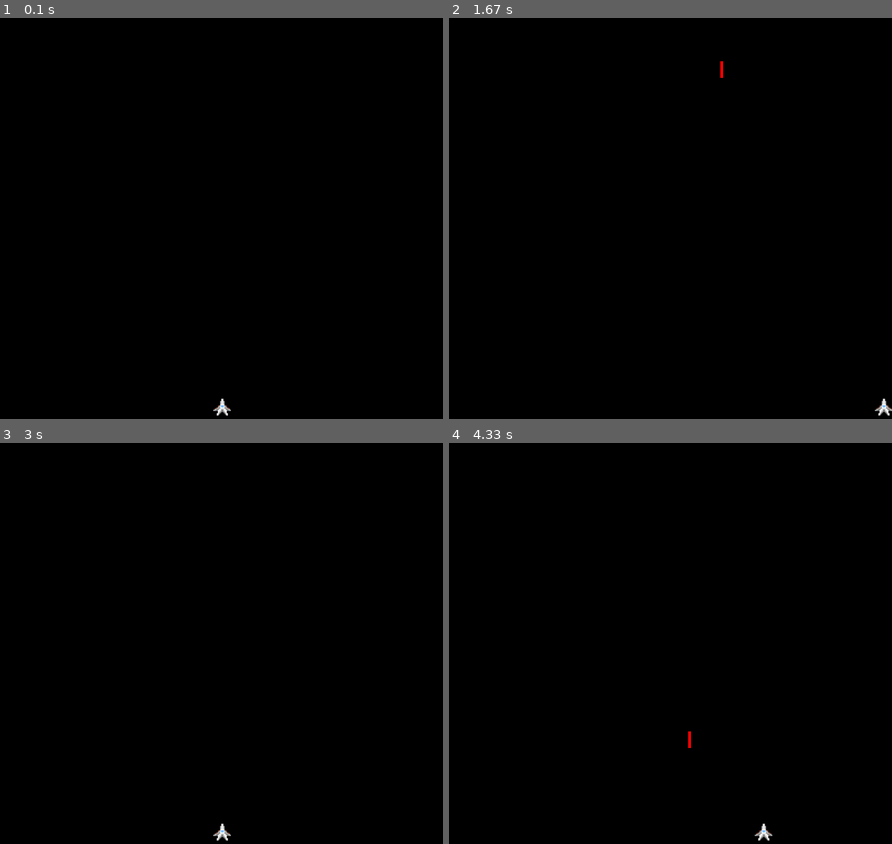
Above: before the commit, frames 1-4 (two rows, left to right).
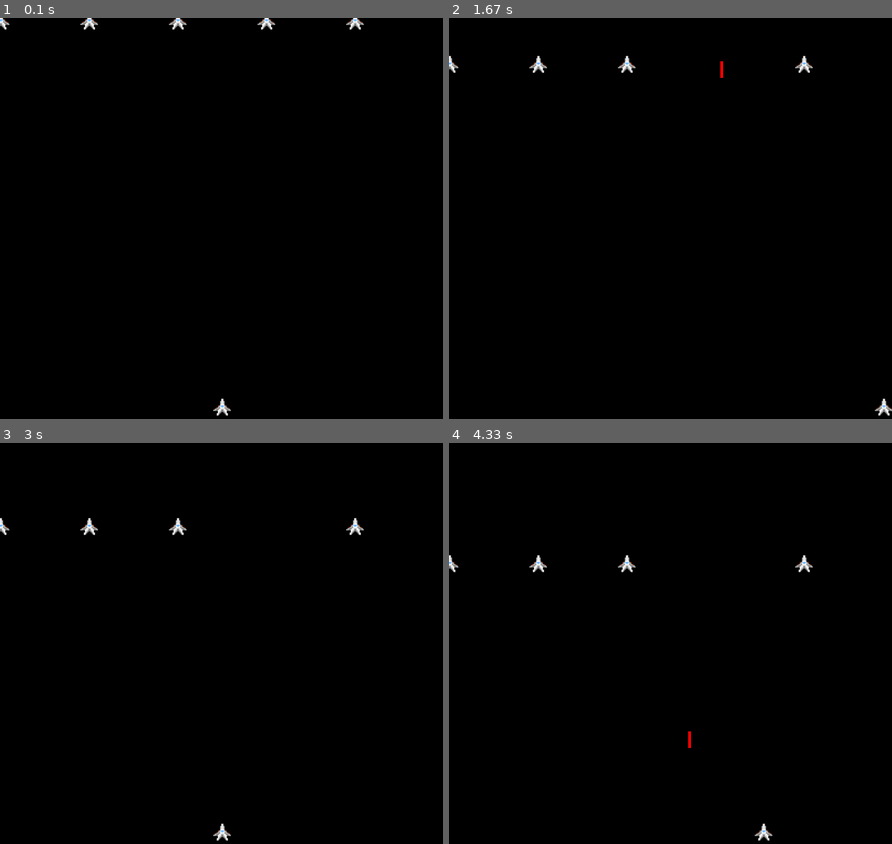
Above: after the commit, the same moments.

Repository: Nikolas-05/Pygame-Demo
Game: pygame game, started from Main.py
The game is run twice, just before and just after one commit, with the same random seed, the same clock (stepped at 60 frames per second) and the same inputs.
Inputs:
- Up to frame 1 (0.1 s): no input
- Up to frame 2 (1.67 s): hold Space 0.33-0.8 s; hold Right 0.33-0.8 s; hold Right 0.83-1.3 s; hold Right from 1.33 s (still down)
- Up to frame 3 (3 s): release Right at 1.8 s; hold Left 1.83-2.37 s; hold Left 2.4-2.8 s; hold Right from 2.83 s (still down)
- Up to frame 4 (4.33 s): release Right at 3.47 s; hold Left 3.5-3.97 s; hold Right from 4 s (still down); tap Space at 4.07 s

The runs differ from the first frame. In frame 1, 0.3% of the frame differs, in the area x 0-83%, y 0-3%; in frame 2, 0.3%; in frame 3, 0.3%; in frame 4, 0.3%.

Commit message:
Updated for rough enemy class

Diff:
--- /dev/null
+++ b/Enemy.py
@@ -0,0 +1,45 @@
+import pygame as pg
+import Laser
+import Player
+
+class Enemy:
+
+    def __init__(self, x = 0, y = 0, scale = 1):
+        self.x_pos = x
+        self.y_pos = y
+        self.scale = scale
+        self.enemy_sheet = pg.image.load("SpaceShooterAssetPack_Ships.png").convert_alpha()
+        self.enemy_ship, self.enemy_rect = Enemy.get_sprite(self,sheet=self.enemy_sheet,angle=180,x=32,y=64,width=16,height=17,scale=self.scale)
+        self.destroyed = False
+
+    def update(self):
+        self.enemy_rect.center = self.x_pos, self.y_pos
+
+    def get_sprite(self,sheet,angle, x, y, width, height,scale=1):
+        sprite=pg.Surface((width,height)).convert_alpha()
+        sprite.blit(sheet,(0,0), (x,y,width,height))
+        sprite=pg.transform.rotozoom(sprite,angle,self.scale)
+        sprite_rect=sprite.get_rect(center=(self.x_pos,self.y_pos))
+        return sprite, sprite_rect
+
+    def show(self, layer):
+        """
+        Pygame draw on specified layer, default
+        """
+        layer.blit(self.enemy_ship,self.enemy_rect)
+
+    def move(self, dt, v_x=0, v_y =0):
+            self.x_pos+=v_x*dt
+            self.y_pos+=v_y*dt
+
+    def destroy(self, laser = None):
+        """
+        Marks a flag to have destroy = True, need to run .remove somewhere in main, add enemy collision also
+
+        """
+        if laser != None:
+            if isinstance(laser, Laser.Laser):
+                if isinstance(laser.owner, Player.Player) and laser.proj.colliderect(self.enemy_rect):
+                    self.destroyed = True
+        else:
+            self.destroyed = True
--- a/Laser.py
+++ b/Laser.py
@@ -42,7 +42,7 @@
         Pass the dt time clock into this
 
         """
-        if self.owner=="player":
+        if isinstance(self.owner, Player):
             self.y_pos -= self.speed*dt*speed_scale
         else:
             self.y_pos += self.speed*dt*speed_scale
--- a/Main.py
+++ b/Main.py
@@ -5,7 +5,7 @@
 import sys
 import Player
 import Laser
-
+import Enemy
 #Initialize everything
 pg.init()
 
@@ -14,9 +14,13 @@
 player = Player.Player(x=400, y=700, scale=2)
 dt = 0
 lasers = []
+enemies = []
 last_laser_timer = 0
 time_between_shot =  0.5
 
+for i in range(5):
+    x_pos = 800/5*i
+    enemies.append(Enemy.Enemy(x_pos, y=0, scale = 2))
 
 while True:
 
@@ -35,7 +39,7 @@
     screen.fill("black")
 
     if keys[pg.K_SPACE] and (pg.time.get_ticks()-last_laser_timer)/1000 > time_between_shot:
-        laser = Laser.Laser(player.player_rect.centerx, player.player_rect.top, owner="player")
+        laser = Laser.Laser(player.player_rect.centerx, player.player_rect.top, owner= player)
         lasers.append(laser)
         last_laser_timer= pg.time.get_ticks()
 
@@ -50,6 +54,14 @@
         laser.show(screen)
     lasers = [laser for laser in lasers if not laser.destroyed]
 
+    for enemy in enemies:
+        enemy.move(dt, v_x=0, v_y = 50)
+        enemy.update()
+        enemy.show(screen)
+        for laser in lasers:
+            enemy.destroy(laser)
+    enemies = [enemy for enemy in enemies if not enemy.destroyed]
+
     player.update()
     player.show(screen)
 
